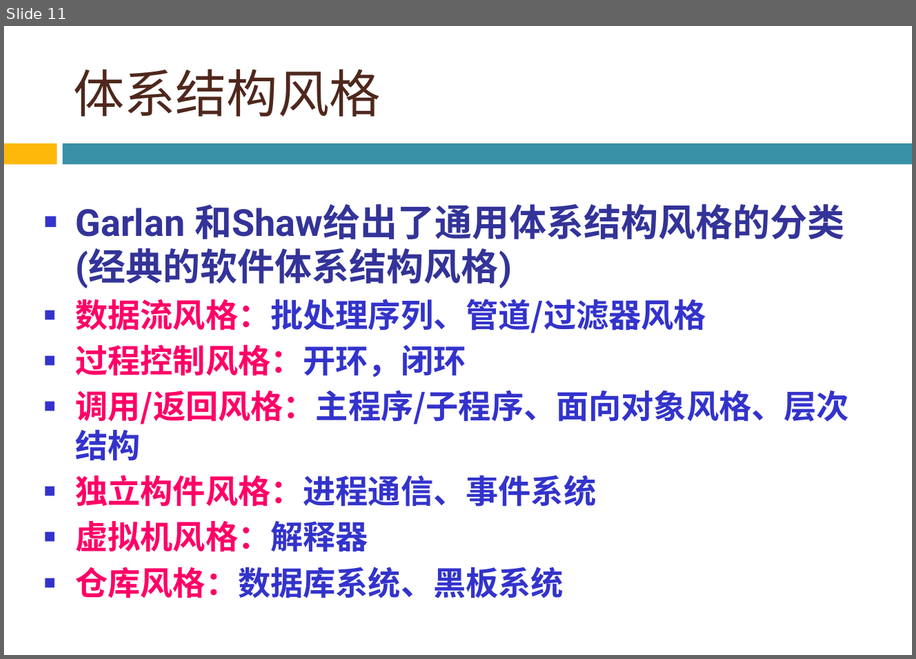
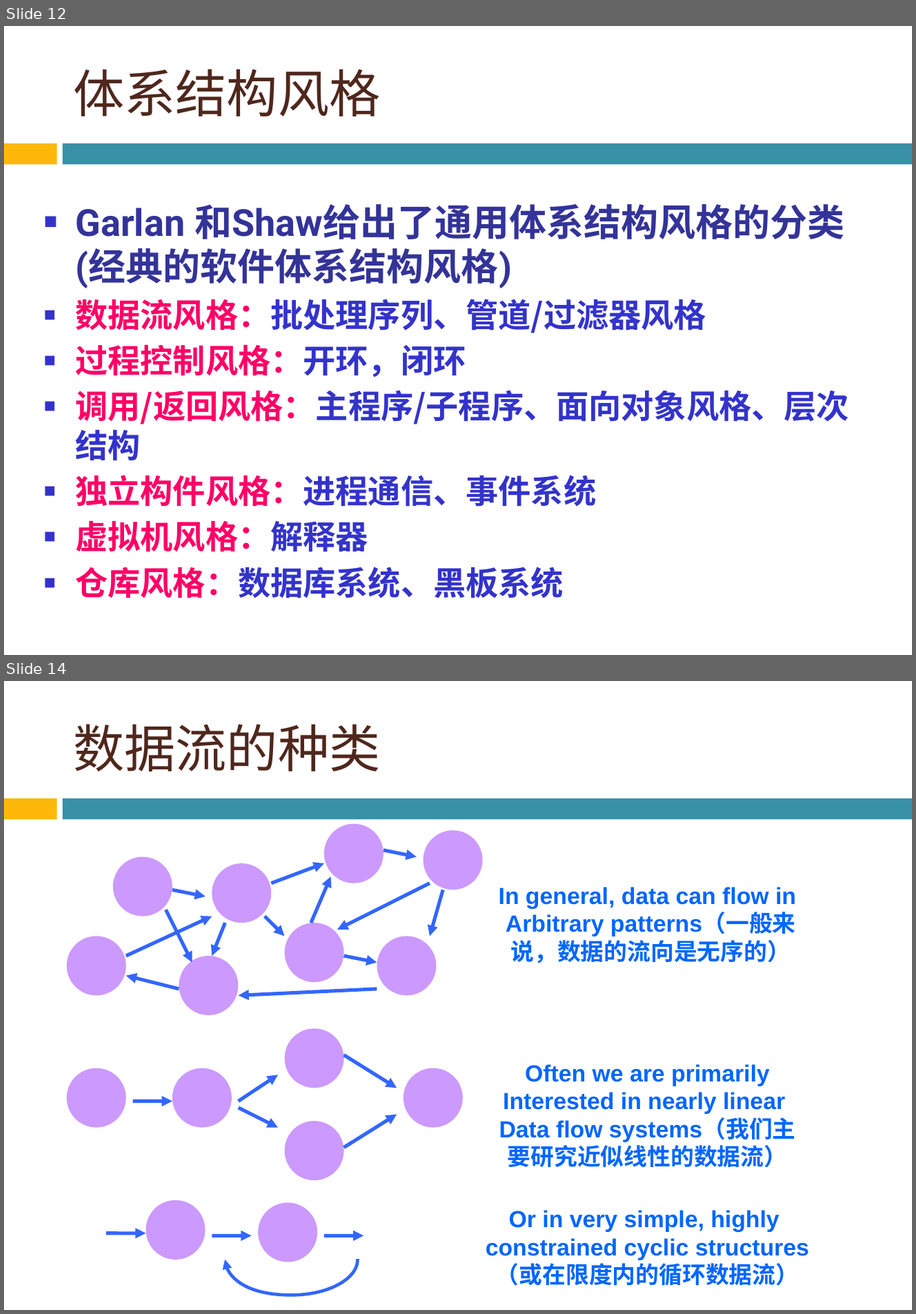
Before and after one commit to bonkboykz/jz81.github.io, a slide deck: course/smt/LectureNotes/(Spring2016)Lecture4.pptx. Shown one above the other, each under a label of ours: slide 11 before the commit, slides 12 and 14 after it; the slides between them are not shown. The pictures are 916x659 and 916x1314 pixels, drawn with LibreOffice and Linux fonts; fonts in the diff are those of the drawing; background and template pictures are left out. Boxes give left, top, right and bottom in pixels: in the first picture for what was removed or moved away, otherwise in the second. Text is boxed around its words. In the diff, an @@ line names an element or a change of style, - is before the commit and + after.

```diff
--- a/course/smt/LectureNotes/(Spring2016)Lecture4.pptx
+++ b/course/smt/LectureNotes/(Spring2016)Lecture4.pptx
@@ slide 14 added at [4, 681, 912, 1310], background picture (left out); not listed: 2 template elements that a slide beside it also shows @@
@@ title added at [73, 724, 380, 771], 44 pt, text #4F271C @@
+数据流的种类
@@ text added at [499, 887, 796, 963], 20 pt, text #0066FF, bold @@
+In general, data can flow in
+Arbitrary patterns（一般来
+说，数据的流向是无序的）
@@ group added at [67, 824, 483, 1016]: 13 arrows, 8 ellipses @@
@@ text added at [499, 1064, 796, 1167], 20 pt, text #0066FF, bold @@
+Often we are primarily
+Interested in nearly linear
+Data flow systems（我们主
+要研究近似线性的数据流）
@@ group added at [67, 1028, 464, 1181]: 5 ellipses, 5 arrows @@
@@ text added at [486, 1210, 809, 1285], 20 pt, text #0066FF, bold @@
+Or in very simple, highly
+constrained cyclic structures
+（或在限度内的循环数据流）
@@ group added at [106, 1200, 363, 1294]: 3 arrows, 2 ellipses, 1 freeform shape @@
@@ what was slide 11 is now slide 12 @@
```
Also in this commit, not shown: 1 slide changed, 75 other slides added, 1 slide removed.
